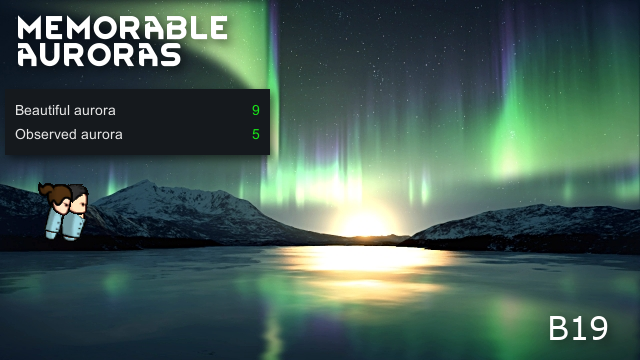
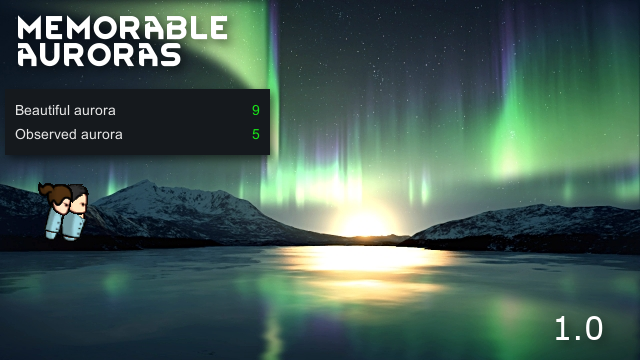
The second 640 × 360 image is a revision of the first. Changes to its layers:
renamed "VerB19 copy" to "RWVer copy", painted on it over [546, 312, 616, 348]
